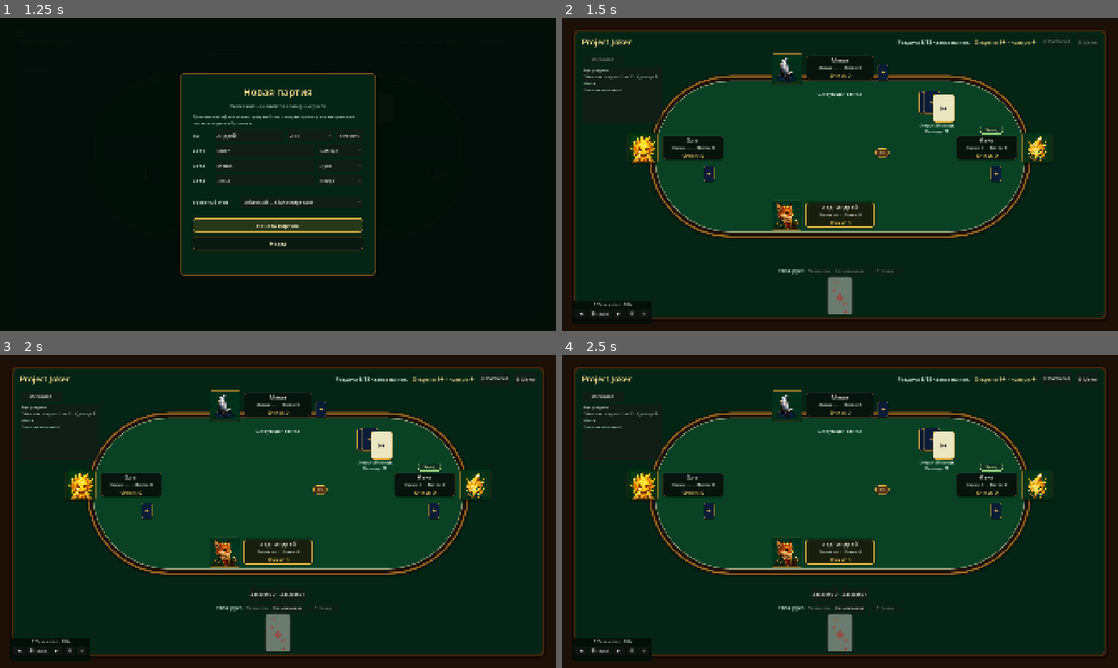
Above: before the commit, frames 1-4 (two rows, left to right).
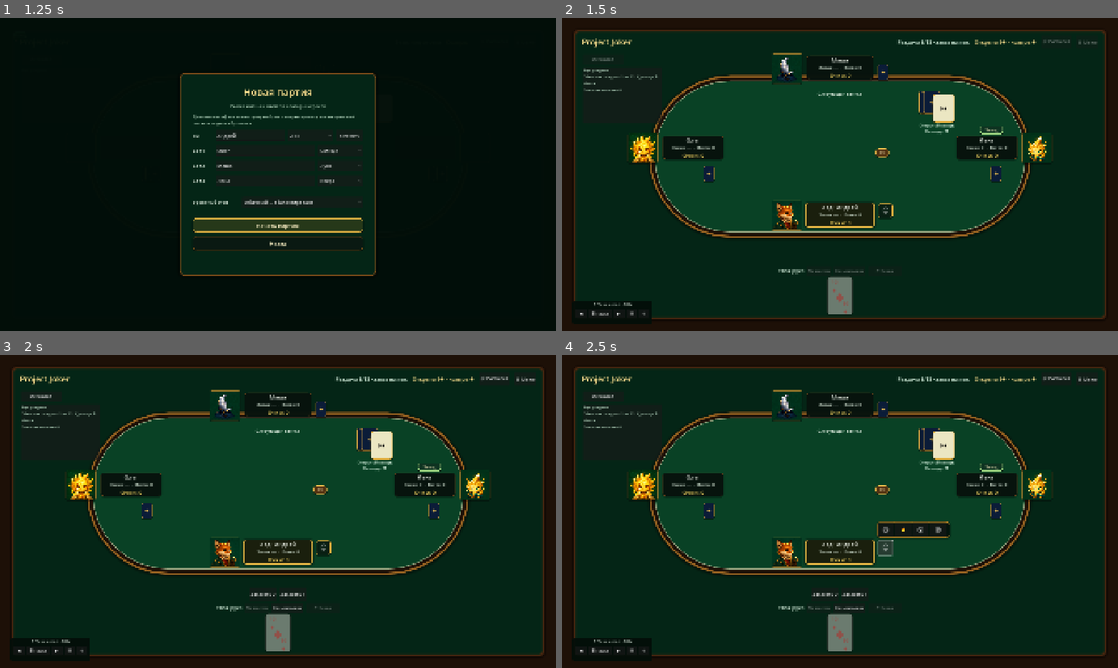
Above: after the commit, the same moments.

Repository: tv-bidosya/project-joker
Game: Godot game, scene res://Scenes/main.tscn
Same seed, same stepped clock (60 frames per second), same inputs: the game is played once before the commit and once after it.
Inputs (mouse positions are in pixels of both pictures, inside the frame that each line leads up to):
- Up to frame 1 (1.25 s): click "Новая партия" at 0.5 s
- Up to frame 2 (1.5 s): click "Начать партию" at 1.25 s
- Up to frame 3 (2 s): no input
- Up to frame 4 (2.5 s): click (884, 549) at 2 s, where only the run after the commit has a clickable "☺"

Frame 1 is identical in both runs. In frame 2, 0.1% of the frame differs, in the area x 56-60%, y 59-65%; in frame 3, 0.1%; in frame 4, 0.9%, in the area x 56-70%, y 53-65%.

Commit message:
feat: add local table reactions

Diff:
--- a/Scripts/core/GameManager.gd
+++ b/Scripts/core/GameManager.gd
@@ -23,6 +23,7 @@
 const MUSIC_PLAYLIST_PAGE_SIZE := 25
 const PROFILE_PLAYLIST_PREVIEW_COUNT := 20
 const AUTO_TURN_DURATION_SECONDS := 60.0
+const REACTION_DISPLAY_DURATION := 1.25
 const BUILT_IN_AVATAR_COUNT := 4
 const CUSTOM_AVATAR_INDEX := BUILT_IN_AVATAR_COUNT
 const HUMAN_AVATAR_COUNT := BUILT_IN_AVATAR_COUNT + 1
@@ -99,6 +100,11 @@
 var avatar_images: Array[TextureRect] = []
 var avatar_labels: Array[Label] = []
 var turn_timer_indicator: TurnTimerIndicator
+var reaction_toggle_button: Button
+var reaction_picker: PanelContainer
+var reaction_bubble: PanelContainer
+var reaction_bubble_label: Label
+var reaction_bubble_tween: Tween
 var trick_card_views: Array[CardView] = []
 var bot_card_back_holders: Array[Control] = []
 var deck_back_panels: Array[PanelContainer] = []
@@ -228,6 +234,7 @@
 	_create_bot_card_backs()
 	_create_deck_visual()
 	_create_table_markers()
+	_create_reaction_controls()
 	_create_sound_players()
 	_create_background_music_player()
 	music_player_panel.reparent(self)
@@ -3128,6 +3135,7 @@
 	_refresh_music_player()
 	_refresh_tutorial_panel()
 	_refresh_turn_timer_indicator()
+	_refresh_reaction_controls()
 
 
 func _refresh_header() -> void:
@@ -4045,6 +4053,112 @@
 	players_container.add_child(lead_marker)
 
 
+func _create_reaction_controls() -> void:
+	reaction_toggle_button = Button.new()
+	reaction_toggle_button.text = "☺"
+	reaction_toggle_button.tooltip_text = "Реакции за столом"
+	reaction_toggle_button.visible = false
+	reaction_toggle_button.z_index = 30
+	reaction_toggle_button.add_theme_font_size_override("font_size", 23)
+	reaction_toggle_button.add_theme_stylebox_override(
+		"normal",
+		_create_flat_style(Color(0.035, 0.12, 0.075, 0.98), Color(0.88, 0.68, 0.24, 1.0), 2, 8, 3)
+	)
+	_set_control_layout(reaction_toggle_button, 0.5, 1.0, 0.5, 1.0, 132.0, -392.0, 182.0, -342.0)
+	reaction_toggle_button.pressed.connect(_on_reaction_toggle_pressed)
+	players_container.add_child(reaction_toggle_button)
+
+	reaction_picker = PanelContainer.new()
+	reaction_picker.visible = false
+	reaction_picker.z_index = 30
+	reaction_picker.mouse_filter = Control.MOUSE_FILTER_STOP
+	reaction_picker.add_theme_stylebox_override(
+		"panel",
+		_create_flat_style(Color(0.012, 0.075, 0.045, 0.96), Color(0.64, 0.47, 0.14, 0.96), 2, 10, 5)
+	)
+	_set_control_layout(reaction_picker, 0.5, 1.0, 0.5, 1.0, 128.0, -456.0, 380.0, -402.0)
+
+	var reaction_row := HBoxContainer.new()
+	reaction_row.add_theme_constant_override("separation", 4)
+	reaction_picker.add_child(reaction_row)
+	for reaction in PackedStringArray(["😄", "👏", "😮", "😢"]):
+		var reaction_button := Button.new()
+		reaction_button.text = reaction
+		reaction_button.tooltip_text = "Отправить реакцию"
+		reaction_button.custom_minimum_size = Vector2(56.0, 42.0)
+		reaction_button.add_theme_font_size_override("font_size", 24)
+		reaction_button.pressed.connect(_on_reaction_selected.bind(reaction))
+		reaction_row.add_child(reaction_button)
+	players_container.add_child(reaction_picker)
+
+	reaction_bubble = PanelContainer.new()
+	reaction_bubble.visible = false
+	reaction_bubble.mouse_filter = Control.MOUSE_FILTER_IGNORE
+	reaction_bubble.z_index = 31
+	reaction_bubble.add_theme_stylebox_override(
+		"panel",
+		_create_flat_style(Color(0.025, 0.11, 0.065, 0.94), Color(0.94, 0.75, 0.28, 1.0), 2, 18, 7)
+	)
+	_set_control_layout(reaction_bubble, 0.5, 1.0, 0.5, 1.0, -48.0, -514.0, 48.0, -418.0)
+
+	reaction_bubble_label = Label.new()
+	reaction_bubble_label.horizontal_alignment = HORIZONTAL_ALIGNMENT_CENTER
+	reaction_bubble_label.vertical_alignment = VERTICAL_ALIGNMENT_CENTER
+	reaction_bubble_label.add_theme_font_size_override("font_size", 42)
+	reaction_bubble.add_child(reaction_bubble_label)
+	players_container.add_child(reaction_bubble)
+
+
+func _on_reaction_toggle_pressed() -> void:
+	if not _can_show_reaction_controls():
+		return
+
+	reaction_picker.visible = not reaction_picker.visible
+
+
+func _on_reaction_selected(reaction: String) -> void:
+	if not _can_show_reaction_controls():
+		return
+
+	reaction_picker.visible = false
+	reaction_bubble_label.text = reaction
+	reaction_bubble.visible = true
+	reaction_bubble.modulate = Color.WHITE
+	_set_control_layout(reaction_bubble, 0.5, 1.0, 0.5, 1.0, -48.0, -514.0, 48.0, -418.0)
+
+	if is_instance_valid(reaction_bubble_tween):
+		reaction_bubble_tween.kill()
+
+	var start_position: Vector2 = reaction_bubble.position
+	reaction_bubble_tween = create_tween()
+	reaction_bubble_tween.tween_property(reaction_bubble, "position", start_position + Vector2(0.0, -24.0), 0.28)
+	reaction_bubble_tween.parallel().tween_property(reaction_bubble, "modulate:a", 0.0, REACTION_DISPLAY_DURATION)
+	reaction_bubble_tween.tween_callback(_hide_reaction_bubble)
+
+
+func _hide_reaction_bubble() -> void:
+	if is_instance_valid(reaction_bubble):
+		reaction_bubble.visible = false
+
+
+func _can_show_reaction_controls() -> bool:
+	return (
+		game.current_round.state != Round.State.SETUP
+		and (menu_overlay == null or not menu_overlay.visible)
+	)
+
+
+func _refresh_reaction_controls() -> void:
+	if not is_instance_valid(reaction_toggle_button) or not is_instance_valid(reaction_picker):
+		return
+
+	var can_show_controls := _can_show_reaction_controls()
+	reaction_toggle_button.visible = can_show_controls
+	if not can_show_controls:
+		reaction_picker.visible = false
+		_hide_reaction_bubble()
+
+
 func _create_table_marker(label_text: String, tooltip: String, style: StyleBoxFlat, font_size: int) -> PanelContainer:
 	var marker := PanelContainer.new()
 	marker.tooltip_text = tooltip
@@ -4078,7 +4192,7 @@
 	if is_dealer:
 		match player_index:
 			HUMAN_PLAYER_INDEX:
-				_set_control_layout(marker, 0.5, 1.0, 0.5, 1.0, 120.0, -404.0, 168.0, -376.0)
+				_set_control_layout(marker, 0.5, 1.0, 0.5, 1.0, -292.0, -404.0, -244.0, -376.0)
 			1:
 				_set_control_layout(marker, 0.0, 0.0, 0.0, 0.0, 562.0, 342.0, 610.0, 370.0)
 			2:
--- a/Scripts/ui/TurnTimerIndicator.gd
+++ b/Scripts/ui/TurnTimerIndicator.gd
@@ -25,8 +25,8 @@
 
 	var center := size * 0.5
 	var radius := maxf(8.0, minf(size.x, size.y) * 0.5 - 4.0)
-	var start_angle := -PI * 0.5
-	var end_angle := start_angle + TAU * remaining_ratio
+	var start_angle := -PI * 0.5 + TAU * (1.0 - remaining_ratio)
+	var end_angle := -PI * 0.5 + TAU
 	var progress_color := _get_progress_color()
 
 	draw_arc(center, radius, 0.0, TAU, 64, Color(0.01, 0.03, 0.02, 0.76), 6.0, true)
Not shown, changed: README.md
